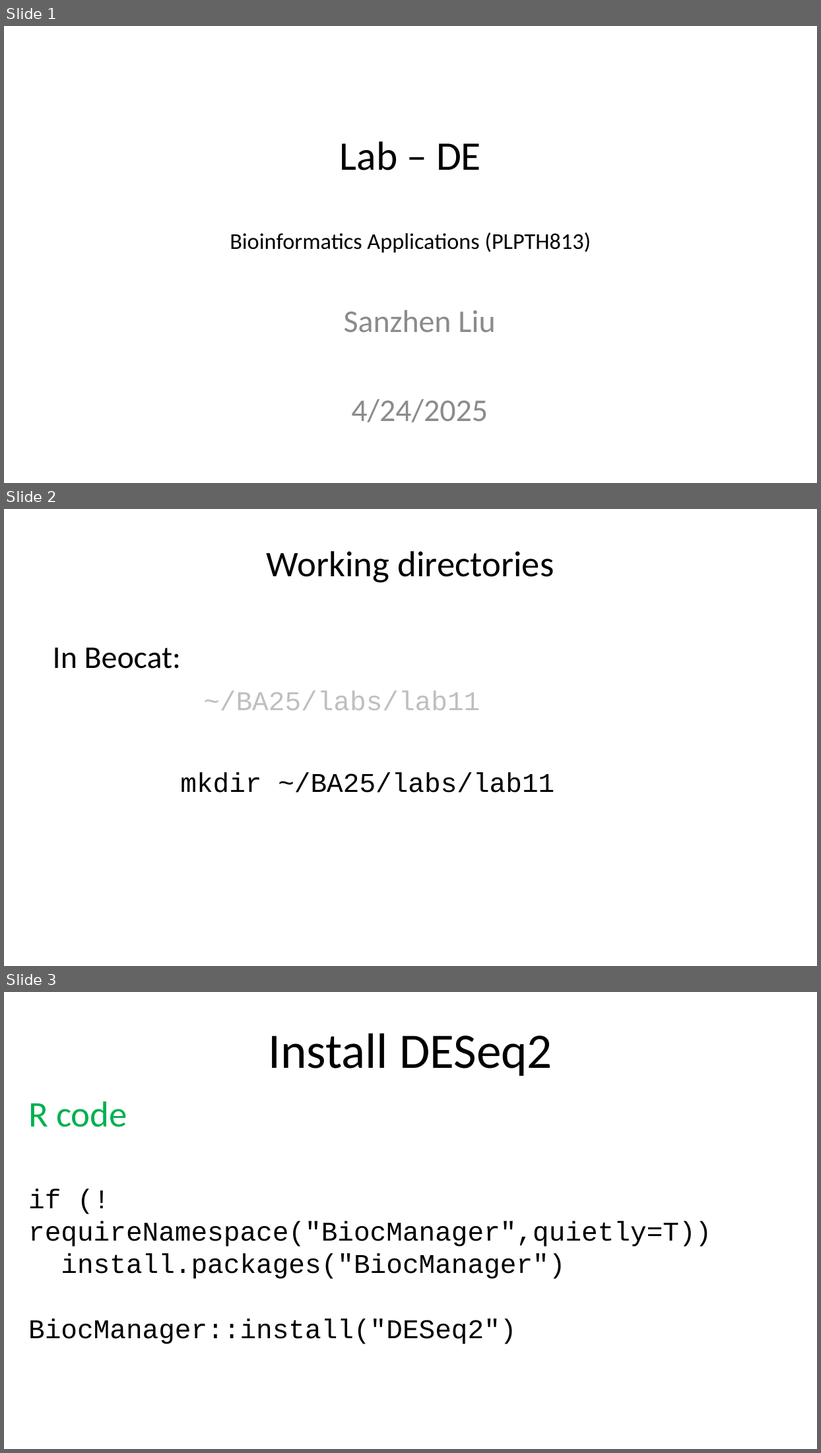
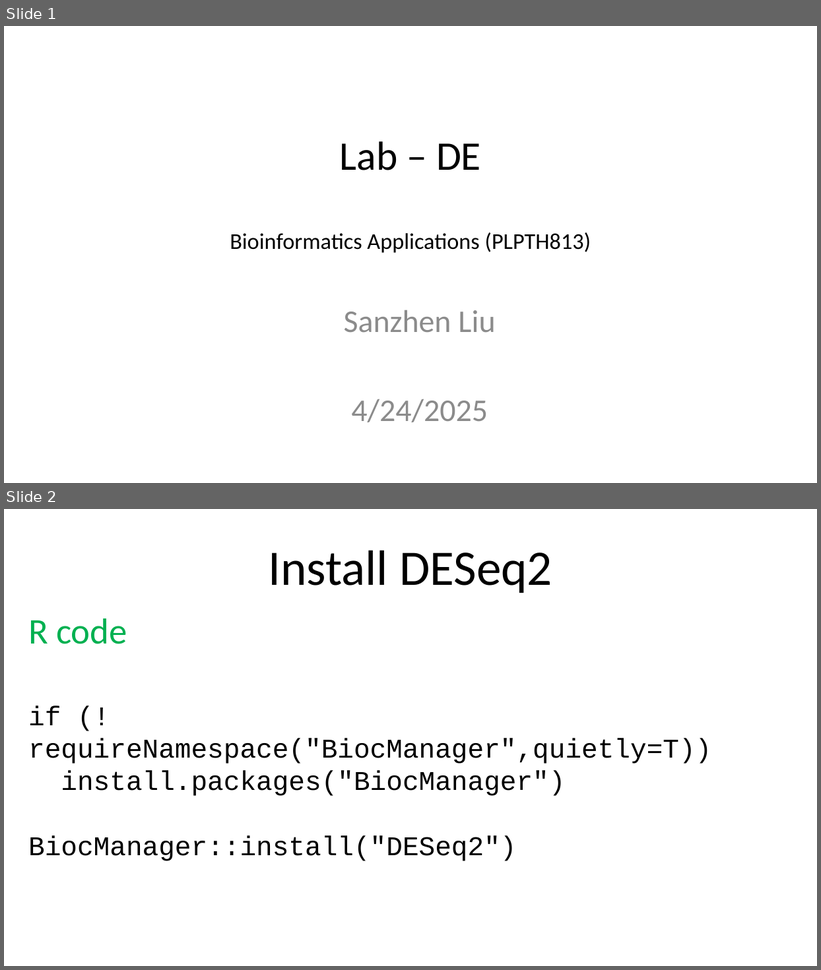
Before and after one commit to liu3zhenlab/teaching, a slide deck: PLPTH813Bioinformatis/2025/2_lab/lab11_DE.pptx. Shown one above the other, each under a label of ours: slides 1, 2 and 3 before the commit, slides 1 and 2 after it. The pictures are 821x1453 and 821x970 pixels, drawn with LibreOffice and Linux fonts; fonts in the diff are those of the drawing. Boxes give left, top, right and bottom in pixels: in the first picture for what was removed or moved away, otherwise in the second. Text is boxed around its words. In the diff, an @@ line names an element or a change of style, - is before the commit and + after.

```diff
--- a/PLPTH813Bioinformatis/2025/2_lab/lab11_DE.pptx
+++ b/PLPTH813Bioinformatis/2025/2_lab/lab11_DE.pptx
@@ slide 2 removed at (x1=4, y1=509, x2=817, y2=966), background #FFFFFF @@
@@ title removed at (x1=267, y1=551, x2=554, y2=583) @@
-Working directories
@@ text removed at (x1=53, y1=648, x2=181, y2=669) @@
-In Beocat:
@@ text removed at (x1=203, y1=691, x2=480, y2=710) @@
-~/BA25/labs/lab11
@@ text removed at (x1=180, y1=772, x2=554, y2=793) @@
-mkdir ~/BA25/labs/lab11
@@ what was slide 3 is now slide 2 @@
```
Also in this commit, not shown: 9 slides changed, 4 slides added, 2 other slides removed.
